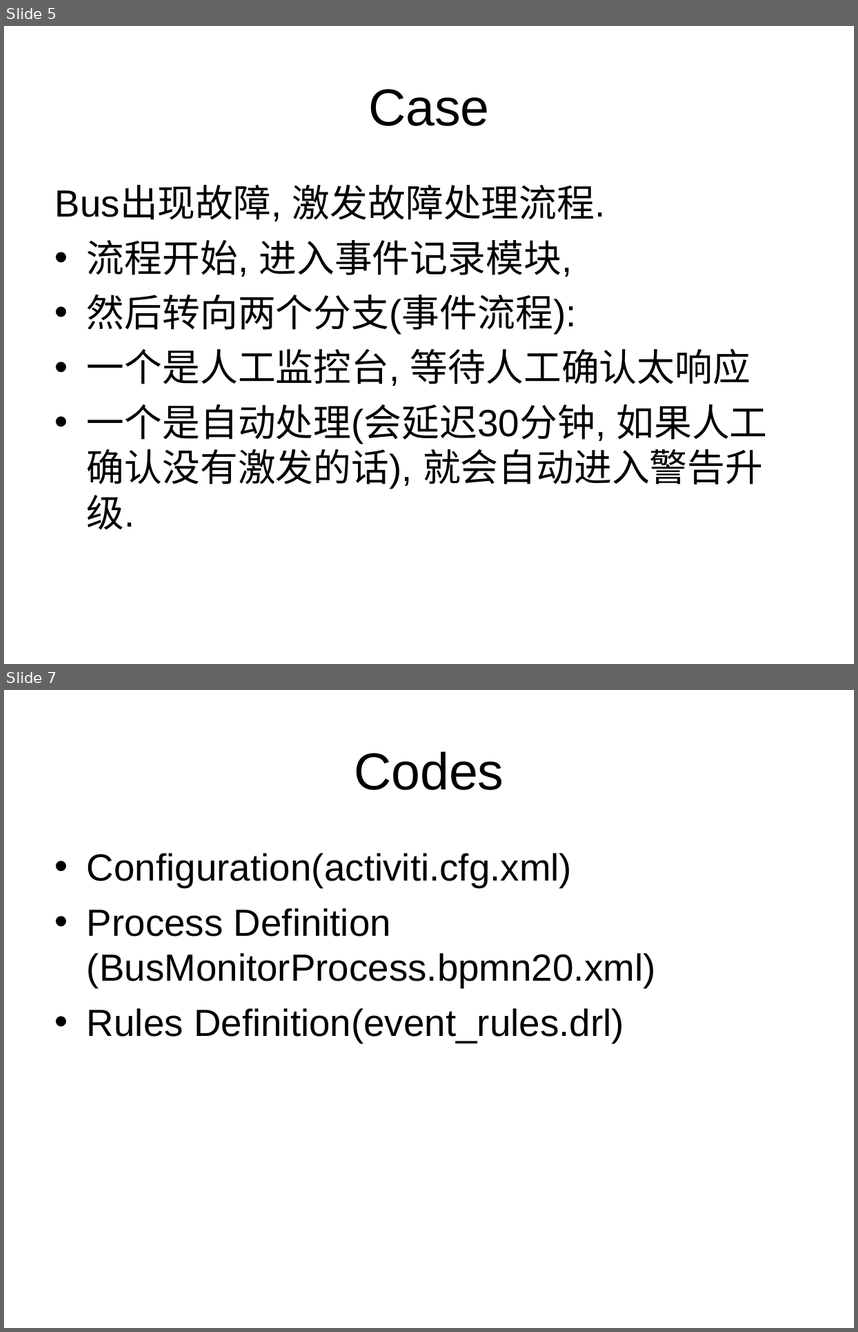
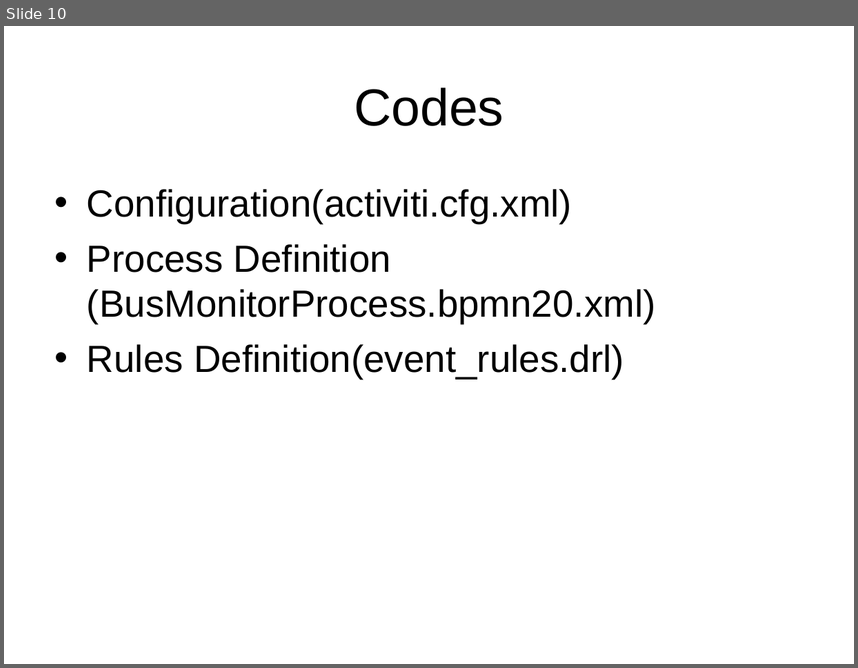
Before and after one commit to sunitawakchaure/activitidemo, a slide deck: BusMonitorActiviti/docs/BPM.ppt. Shown one above the other, each under a label of ours: slides 5 and 7 before the commit, slide 10 after it; the slides between them are not shown. The pictures are 858x1332 and 858x668 pixels, drawn with LibreOffice and Linux fonts; fonts in the diff are those of the drawing; background and template pictures are left out. Boxes give left, top, right and bottom in pixels: in the first picture for what was removed or moved away, otherwise in the second. Text is boxed around its words. In the diff, an @@ line names an element or a change of style, - is before the commit and + after.

```diff
--- a/BusMonitorActiviti/docs/BPM.ppt
+++ b/BusMonitorActiviti/docs/BPM.ppt
@@ slide 5 removed at <box>4,26,854,664</box>, background picture (left out) @@
@@ title removed at <box>368,89,490,126</box> @@
-Case
@@ text removed at <box>55,185,768,530</box> @@
-Bus出现故障, 激发故障处理流程.
-• 流程开始, 进入事件记录模块,
-• 然后转向两个分支(事件流程):
-• 一个是人工监控台, 等待人工确认太响应
-• 一个是自动处理(会延迟30分钟, 如果人工确认没有激发的话), 就会自动进入警告升级.
@@ what was slide 7 is now slide 10 @@
```
Also in this commit, not shown: 3 slides changed, 9 slides added, 4 other slides removed, 5 other files.
